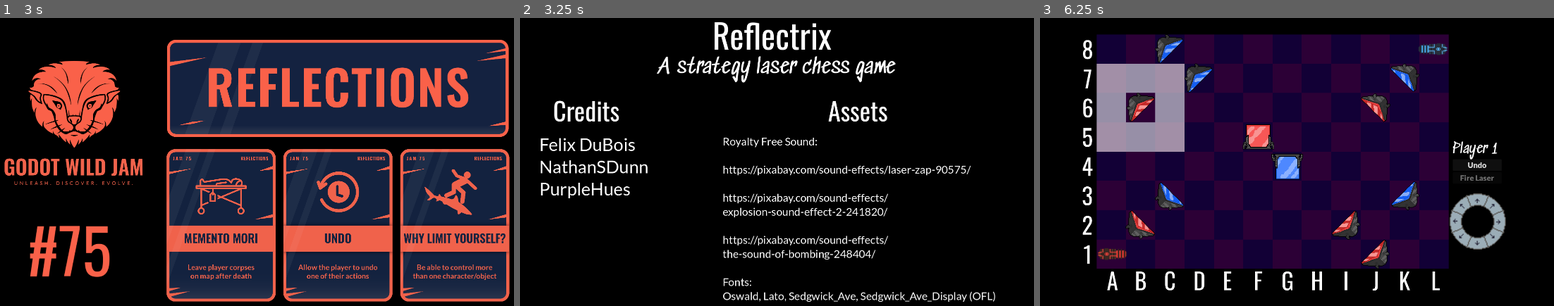
Above: before the commit, frames 1-3 (left to right).
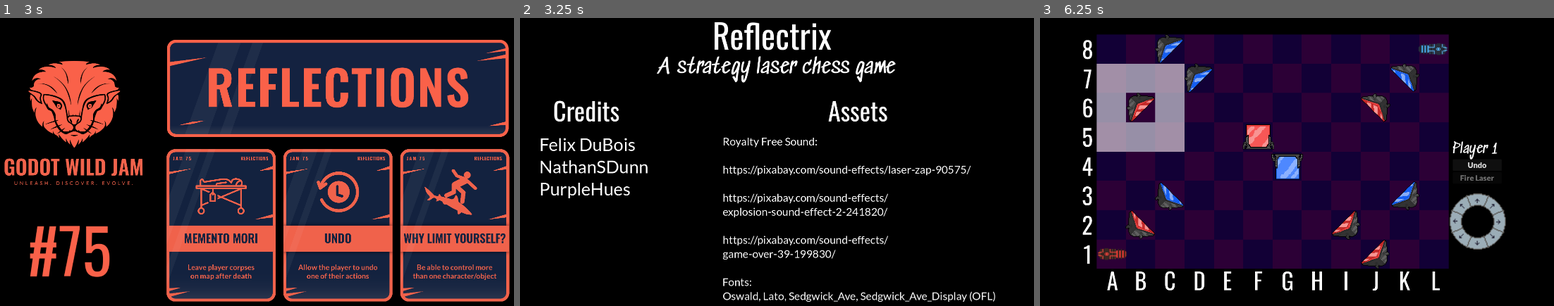
Above: after the commit, the same moments.

Repository: mzbrubak/Reflectix
Game: Godot game, scene res://Scenes/main.tscn
Same seed, same stepped clock (60 frames per second), same inputs: the game is played once before the commit and once after it.
Inputs (mouse positions are in pixels of both pictures, inside the frame that each line leads up to):
- Up to frame 1 (3 s): tap Enter at 0.5, 2 s; move the mouse to (385, 150) at 0.52 s; click (385, 150) at 0.67 s; tap Space at 1.25, 2.75 s; move the mouse to (149, 182) at 1.27 s; click (149, 182) at 1.42 s; move the mouse to (318, 95) at 2.02 s; click (318, 95) at 2.17 s; move the mouse to (231, 228) at 2.77 s; click (231, 228) at 2.92 s
- Up to frame 2 (3.25 s): no input
- Up to frame 3 (6.25 s): tap Enter at 3.5 s; move the mouse to (1471, 213) at 3.52 s; click (1471, 213) at 3.67 s; tap Space at 4.25 s; move the mouse to (1132, 118) at 4.27 s; click (1132, 118) at 4.42 s; move the mouse to (1327, 164) at 5.02 s; click (1327, 164) at 5.17 s; move the mouse to (1219, 87) at 5.77 s; click (1219, 87) at 5.92 s

Frame 1 is identical in both runs. In frame 2, 0.7% of the frame differs, in the area x 39-90%, y 80-99%; in frame 3, nothing differs.

Commit message:
Better Game Over sfx and added a timer to delay gameover

Diff:
--- a/Scenes/laseremitter.gd
+++ b/Scenes/laseremitter.gd
@@ -23,9 +23,14 @@
 	laser_fired.emit()
 
 func destroy():
+	SignalBus.music.stop()
+	print("timer1")
+	$Timer.start()
+
+func _on_timer_timeout() -> void:
+	print("timer2")
+	SignalBus.end_condition.emit(!is_player1)
 	$GameOver.play()
-	await get_tree().create_timer(1).timeout
-	SignalBus.end_condition.emit(!is_player1)
 
 func set_player1():
 	is_player1 = true
--- a/Scenes/laseremitter.tscn
+++ b/Scenes/laseremitter.tscn
@@ -6,7 +6,7 @@
 [ext_resource type="PackedScene" uid="uid://be6uqcjerdu07" path="res://Scenes/laser.tscn" id="2_noqw7"]
 [ext_resource type="PackedScene" uid="uid://twyd70pvvlew" path="res://Scenes/selector.tscn" id="3_pk3ki"]
 [ext_resource type="AudioStream" uid="uid://chglxii5urjut" path="res://sfx/laser-zap-90575.mp3" id="6_vv2gb"]
-[ext_resource type="AudioStream" uid="uid://camatsbc2hvc4" path="res://sfx/the-sound-of-bombing-248404.mp3" id="7_yiuqq"]
+[ext_resource type="AudioStream" uid="uid://dnwl4arhs5xdr" path="res://sfx/game-over-39-199830.mp3" id="7_2hk2f"]
 
 [sub_resource type="RectangleShape2D" id="RectangleShape2D_huqak"]
 size = Vector2(16, 10)
@@ -59,4 +59,9 @@
 stream = ExtResource("6_vv2gb")
 
 [node name="GameOver" type="AudioStreamPlayer2D" parent="."]
-stream = ExtResource("7_yiuqq")
+stream = ExtResource("7_2hk2f")
+
+[node name="Timer" type="Timer" parent="."]
+one_shot = true
+
+[connection signal="timeout" from="Timer" to="." method="_on_timer_timeout"]
--- a/Scenes/main.gd
+++ b/Scenes/main.gd
@@ -15,7 +15,8 @@
 	$Splash/Theme.visible = false
 	if SignalBus.already_seen_splash==false:
 		await get_tree().create_timer(3).timeout
-	$Music.play()
+	SignalBus.music = $Music
+	SignalBus.music.play()
 	$Splash/Credits.visible = false
 	SignalBus.already_seen_splash=true
 	$UI.visible=true#so I can hide it in editor
--- a/Scenes/main.tscn
+++ b/Scenes/main.tscn
@@ -175,7 +175,7 @@
 explosion-sound-effect-2-241820/
 
 https://pixabay.com/sound-effects/
-the-sound-of-bombing-248404/
+game-over-39-199830/
 
 Fonts:
 Oswald, Lato, Sedgwick_Ave, Sedgwick_Ave_Display (OFL)"
--- a/global/SignalBus.gd
+++ b/global/SignalBus.gd
@@ -16,6 +16,8 @@
 var already_seen_splash=false
 var rotate_piece=null
 
+var music=null
+
 
 # Called when the node enters the scene tree for the first time.
 func _ready() -> void:
Not shown, added: sfx/game-over-38511.mp3.import
Not shown, added: sfx/game-over-39-199830.mp3.import
Not shown, added: sfx/game-over-38511.mp3
Not shown, added: sfx/game-over-39-199830.mp3
